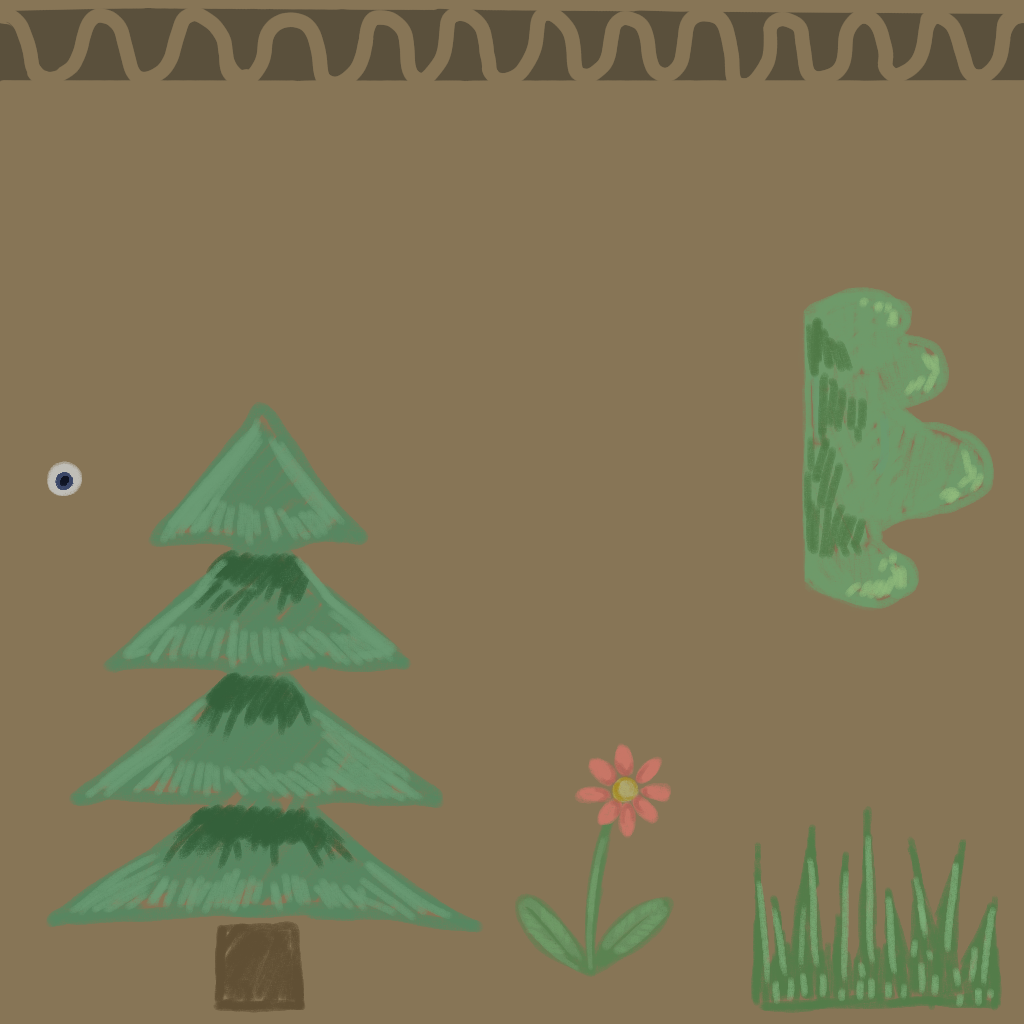
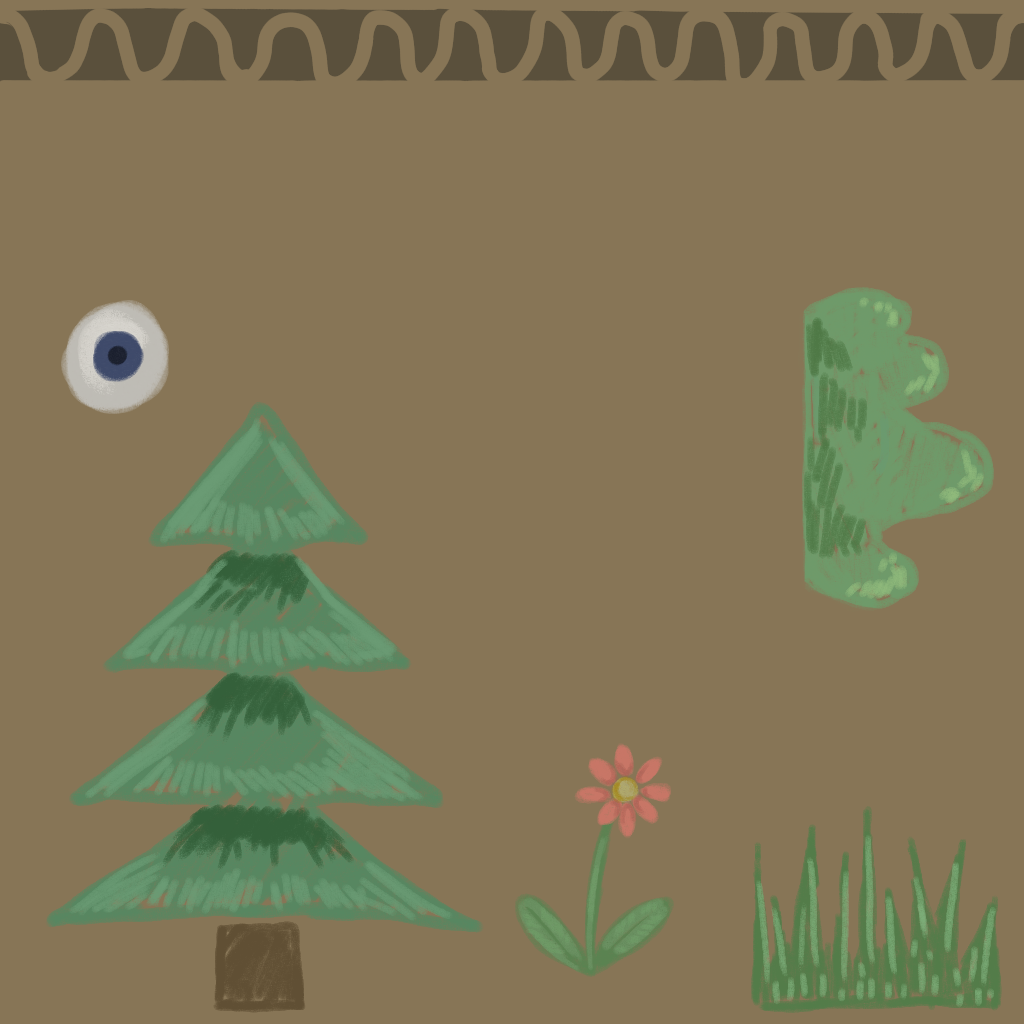
Layer changes from the first (1024, 1024) image to the second:
painted on "Paint Layer 3" over [47, 300, 169, 496]
painted on "Paint Layer 2" over [47, 300, 169, 496]
